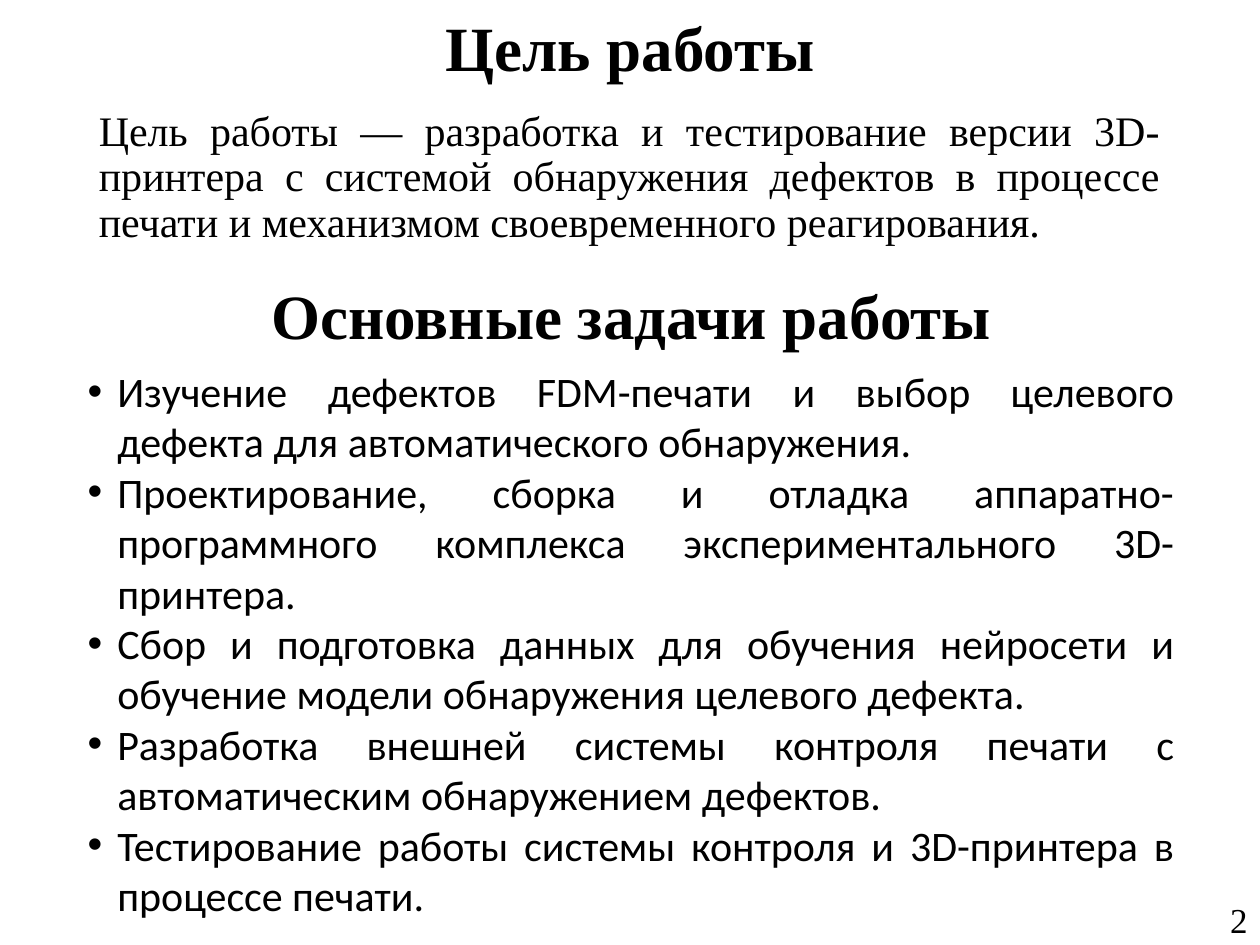
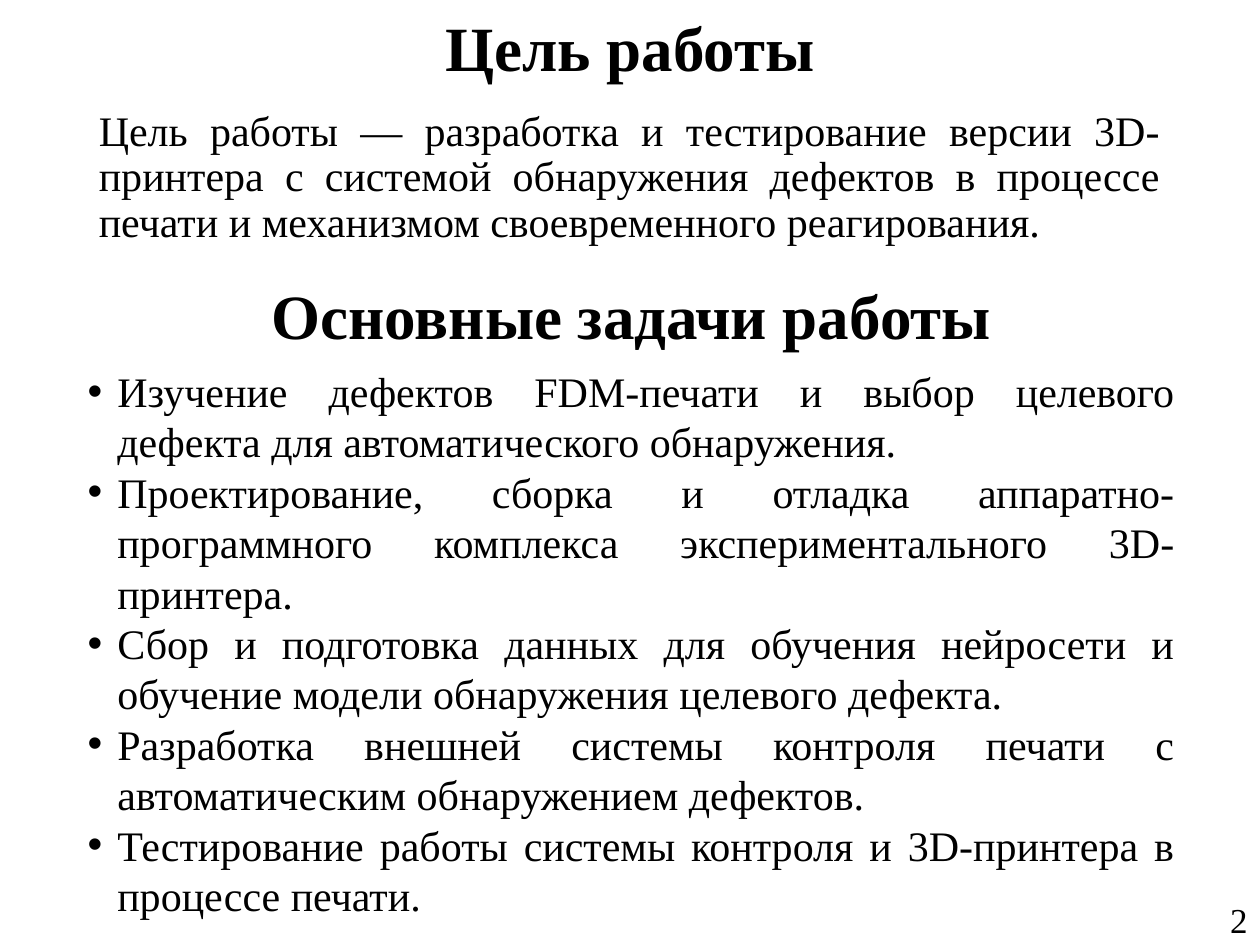
Before and after one commit to Yawllen/Nir2, a slide deck: slide 2 of presentation/NIR2_slide01_v2.pptx. Drawn at 1260x945 pixels with LibreOffice and Linux fonts; fonts in the diff are those of the drawing. Boxes give left, top, right and bottom in pixels: in the first picture for what was removed or moved away, otherwise in the second. Text is boxed around its words. In the diff, an @@ line names an element or a change of style, - is before the commit and + after.

```diff
--- a/presentation/NIR2_slide01_v2.pptx
+++ b/presentation/NIR2_slide01_v2.pptx
@@ text "Изучение дефектов FDM-печати и выбор ..." at (x1=117, y1=377, x2=1174, y2=920): font Calibri to Times New Roman @@
```
Also in this commit, not shown: 4 slides added, 1 slide removed, 25 other files.
